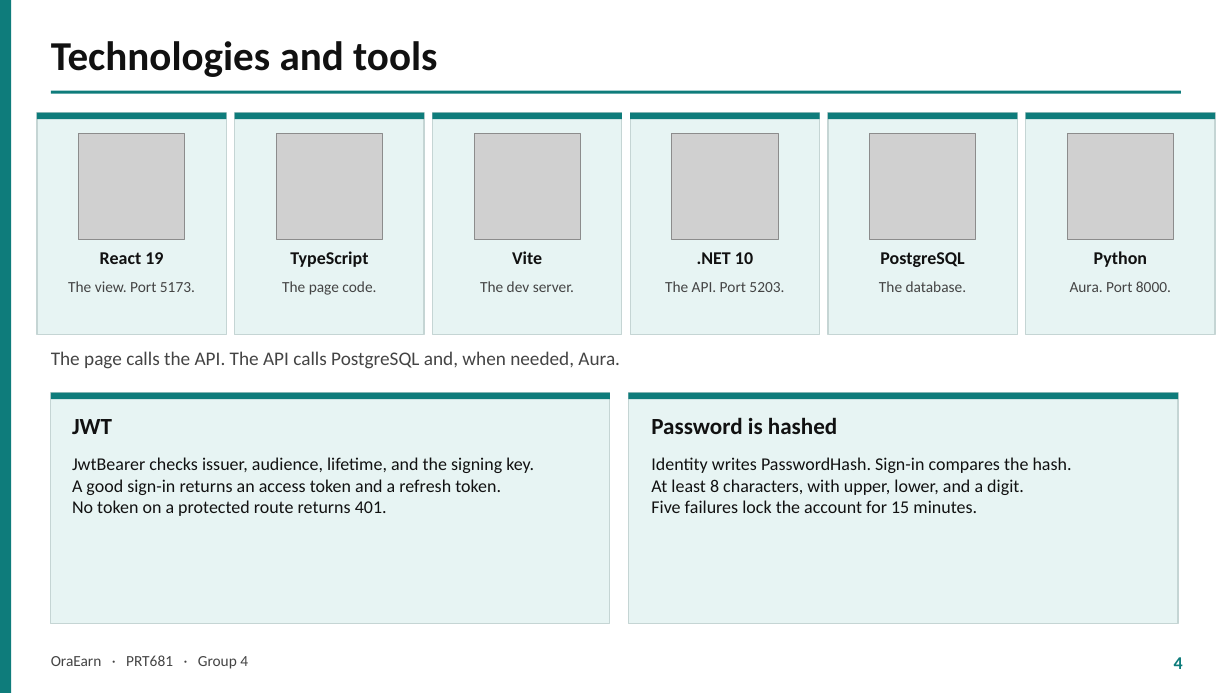
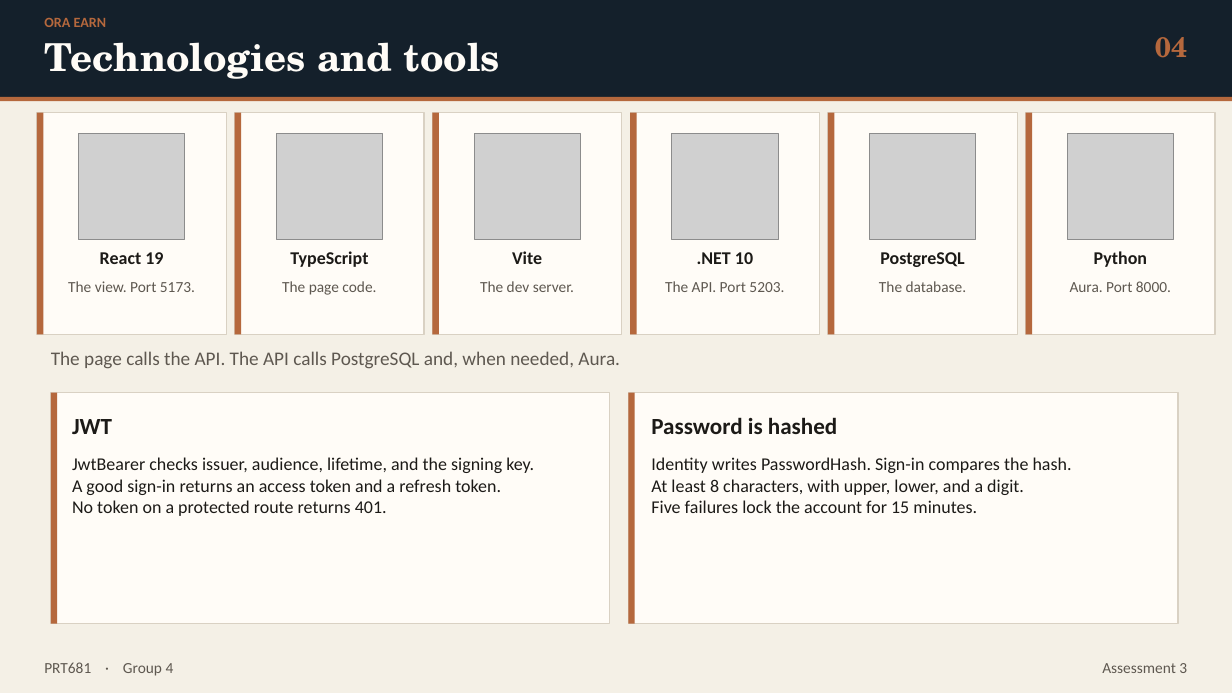
Before and after one commit to itsmekrishnaaaaaa/PRT_681_SYDNEY_GROUP-4, a slide deck: slide 4 of oraEarn-WebApp/docs/presentation/OraEarn-Assessment3-Presentation.pptx. Drawn at 1232x693 pixels with LibreOffice and Linux fonts; fonts in the diff are those of the drawing; grey boxes stand for pictures. Boxes give left, top, right and bottom in pixels: in the first picture for what was removed or moved away, otherwise in the second. Text is boxed around its words. In the diff, an @@ line names an element or a change of style, - is before the commit and + after.

```diff
--- a/oraEarn-WebApp/docs/presentation/OraEarn-Assessment3-Presentation.pptx
+++ b/oraEarn-WebApp/docs/presentation/OraEarn-Assessment3-Presentation.pptx
@@ rectangle at (0,0,1232,693): fill #FFFFFF to #F4F0E6 @@
@@ rectangle removed at (0,0,11,693) @@
@@ rectangle added at (0,0,1232,97), fill #14202B @@
@@ text added at (44,18,107,27), 11 pt, text #B5683D, bold @@
+ORA EARN
@@ text "Technologies and tools": place and size @@
-text "Technologies and tools" at (51,41,437,77)
+text "Technologies and tools" at (44,42,500,79)
@@ text "Technologies and tools" at (44,42,500,79): size 32 to 30 pt, font Calibri to TeX Gyre Schola, text colour #111111 to #FFFCF7 @@
@@ text added at (1155,37,1187,58), 22 pt, text #B5683D, bold @@
+04
@@ rectangle: place and size @@
-rectangle at (51,91,1181,94)
+rectangle at (0,97,1232,101)
@@ rectangle at (0,97,1232,101): fill #0E7C7B to #B5683D @@
@@ fill #E7F4F3 to #FFFCF7; outline #C5D5D4 1 pt to #D9D1C3 1 pt in 8 elements at (235,113,424,335), (433,113,622,335), (630,113,820,335), (828,113,1018,335), (1026,113,1215,335), (51,393,610,624), (628,393,1178,624), (37,113,226,335) @@
@@ rectangle removed at (37,113,226,119) @@
@@ rectangle added at (37,113,43,335), fill #B5683D @@
@@ rectangle removed at (235,113,424,119) @@
@@ rectangle added at (235,113,241,335), fill #B5683D @@
@@ rectangle removed at (433,113,622,119) @@
@@ rectangle added at (433,113,439,335), fill #B5683D @@
@@ rectangle removed at (630,113,820,119) @@
@@ rectangle added at (630,113,637,335), fill #B5683D @@
@@ rectangle removed at (828,113,1018,119) @@
@@ rectangle added at (828,113,835,335), fill #B5683D @@
@@ rectangle removed at (1026,113,1215,119) @@
@@ rectangle added at (1026,113,1032,335), fill #B5683D @@
@@ text colour #444444 to #5E5850 in 7 elements at (68,281,195,292), (282,281,376,295), (480,281,574,292), (665,281,784,292), (879,281,967,292), (1070,281,1171,292), (51,351,620,369) @@
@@ rectangle removed at (51,393,610,399) @@
@@ rectangle added at (51,393,57,624), fill #B5683D @@
@@ rectangle removed at (628,393,1178,399) @@
@@ rectangle added at (628,393,635,624), fill #B5683D @@
@@ text colour #111111 to #1C1A17 in 10 elements at (100,252,163,264), (290,251,368,267), (512,251,542,264), (697,252,753,264), (880,252,964,267), (1094,251,1148,267), (72,419,112,434), (72,457,534,516), (651,417,837,434), (651,457,1072,513) @@
@@ text removed at (1174,657,1183,669) @@
-4
@@ text at (44,662,174,676): text changed; text colour #444444 to #5E5850 @@
-OraEarn · PRT681 · Group 4
+PRT681 · Group 4
@@ text added at (1102,663,1187,673), 12 pt, text #5E5850 @@
+Assessment 3
```
Also in this commit, not shown: 10 other slides changed, 5 slides added, 4 slides removed, 20 other files.
